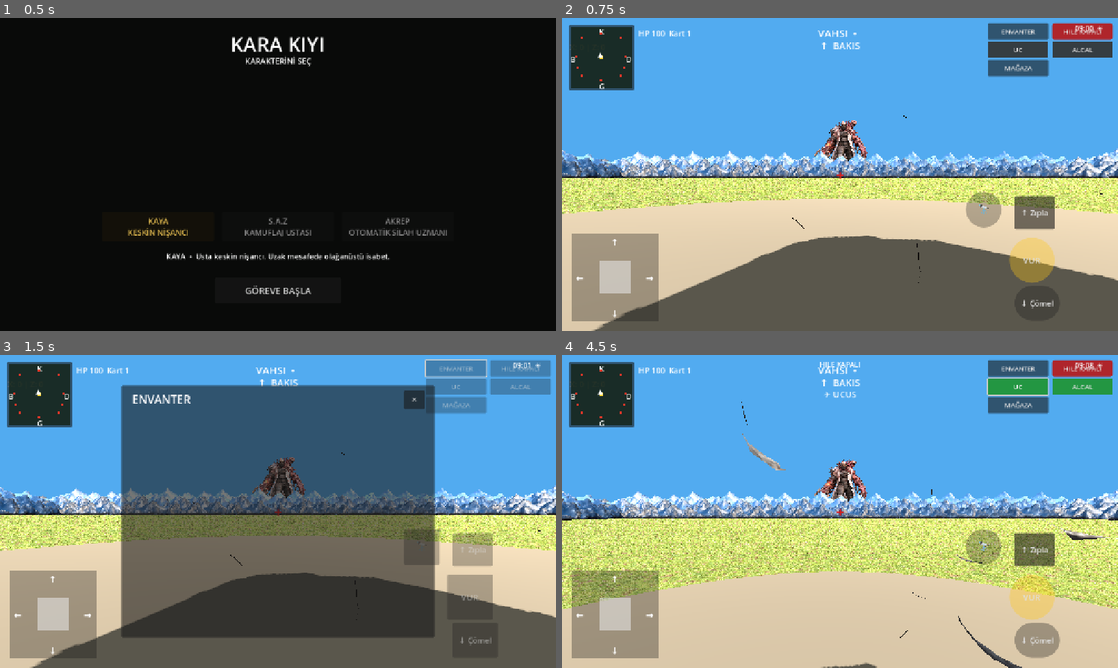
Above: before the commit, frames 1-4 (two rows, left to right).
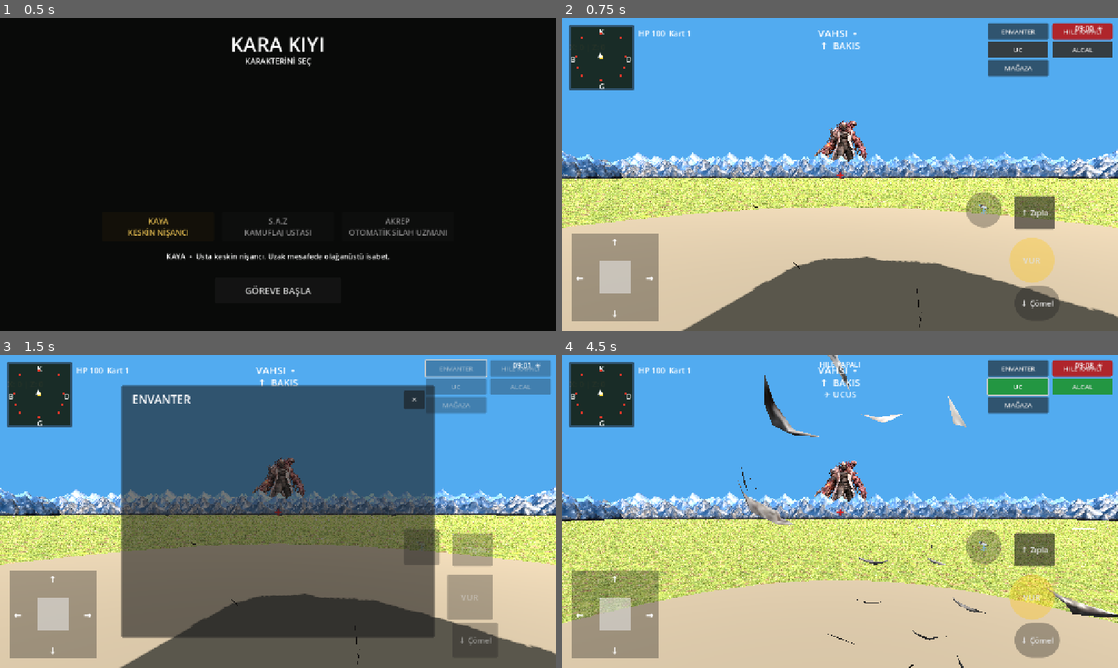
Above: after the commit, the same moments.

Repository: cantrsx-blip/GrayCardWars
Game: Godot game, scene res://scenes/Intro.tscn
Two runs of this game, one before a commit and one after it. Both use one fixed random seed, a clock stepped at 60 frames per second and the inputs below.
Inputs:
- Up to frame 1 (0.5 s): no input
- Up to frame 2 (0.75 s): click "GÖREVE BAŞLA" at 0.5 s
- Up to frame 3 (1.5 s): click "ENVANTER" at 1.25 s
- Up to frame 4 (4.5 s): click "✕" at 2 s; click "HILE KAPALI" at 2.75 s; click "HILE ACIK" at 3.5 s; click "UC" at 4.25 s

Frame 1 is identical in both runs. In frame 2, 21% of the frame differs, in the area x 0-100%, y 31-100%; in frame 3, 17%; in frame 4, 23%, in the area x 0-100%, y 0-100%.

Commit message:
Fix mountain boundary meteor collision and boss facing

Diff:
--- a/scripts/main.gd
+++ b/scripts/main.gd
@@ -453,9 +453,9 @@
 	var cs=CollisionShape3D.new()
 	var shape=CapsuleShape3D.new()
 	var final_bounds:=_node_visual_bounds(meteor_node)
-	# Tight collision lets the player reach the meteor while still blocking its core.
-	shape.radius=maxf(0.65,maxf(final_bounds.size.x,final_bounds.size.z)*0.24)
-	shape.height=maxf(shape.radius*2.0,final_bounds.size.y*0.72)
+	# Collision follows the meteor body closely: reachable for VUR, but never enterable.
+	shape.radius=maxf(1.0,maxf(final_bounds.size.x,final_bounds.size.z)*0.46)
+	shape.height=maxf(shape.radius*2.0,final_bounds.size.y*0.90)
 	cs.shape=shape
 	cs.position=Vector3(0,shape.height*0.5,0)
 	solid.add_child(cs)
@@ -497,6 +497,9 @@
 	boss.position=Vector3(4.5+float(meteor_bosses.size()%3)*1.5,PLAYER_HEIGHT,4.5)
 	var cs=CollisionShape3D.new(); var shape=CapsuleShape3D.new(); shape.radius=.55; shape.height=1.9; cs.shape=shape; boss.add_child(cs)
 	boss.add_child(model); model.position=Vector3.ZERO
+	# Imported boss faces the opposite local direction. Turn only the visual model so
+	# CharacterBody movement remains toward the player while the boss faces forward.
+	model.rotation_degrees.y=180.0
 	var b=_node_visual_bounds(model)
 	if b.size.y>0.001: model.scale*=2.0/b.size.y
 	boss.set_meta("hp",10); add_child(boss); meteor_bosses.append(boss); boss_attack_cooldowns[boss.get_instance_id()]=0.0
@@ -1225,7 +1228,7 @@
 		player.move_and_slide()
 	# Mountains begin near the map edge: this is the absolute playable boundary.
 	# The player can never cross into or through the mountain belt.
-	const MOUNTAIN_INNER_LIMIT := 184.0
+	const MOUNTAIN_INNER_LIMIT := 171.0
 	player.position.x = clampf(player.position.x, -MOUNTAIN_INNER_LIMIT, MOUNTAIN_INNER_LIMIT)
 	player.position.z = clampf(player.position.z, -MOUNTAIN_INNER_LIMIT, MOUNTAIN_INNER_LIMIT)
 	var hy = height_at(player.position.x, player.position.z)
